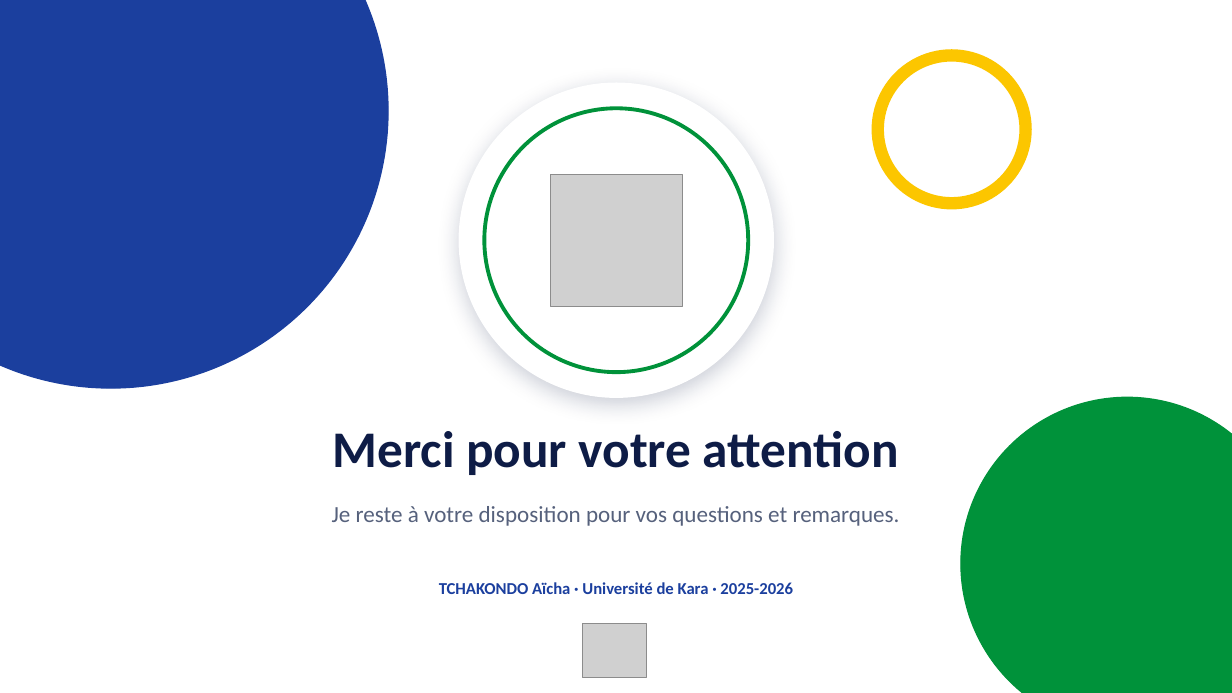
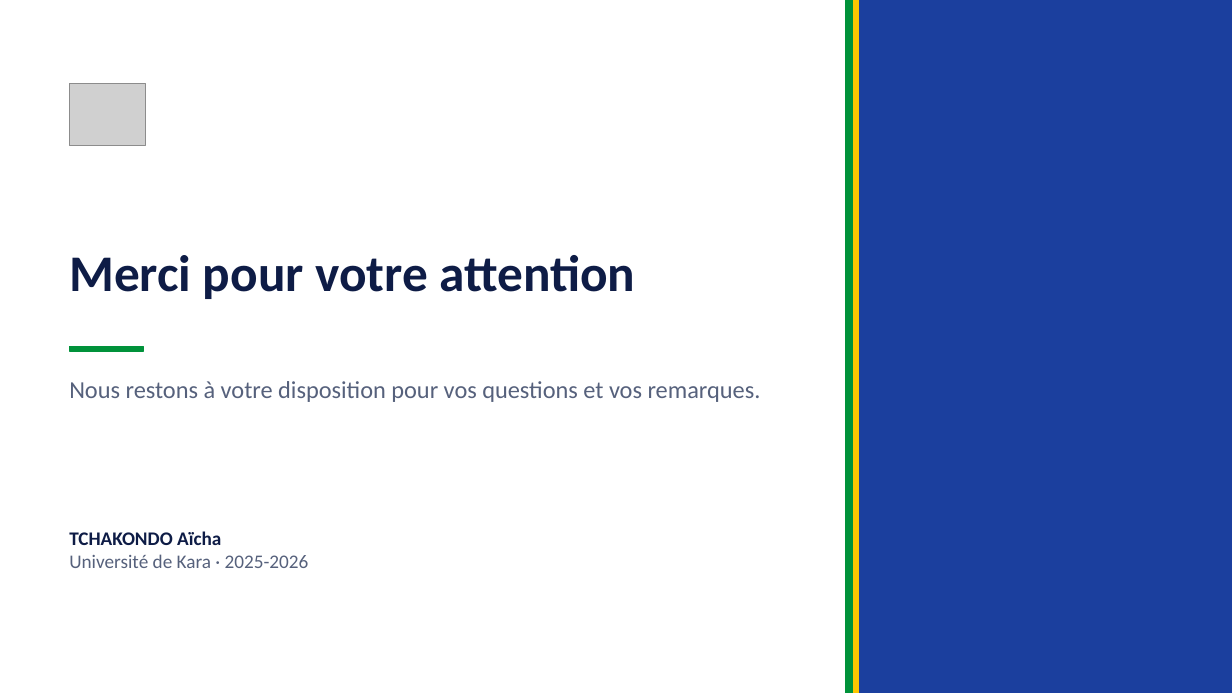
Before and after one commit to LUC-cmd/site-soutenance-aicha, a slide deck: slide 21 of docs/Presentation_soutenance_TCHAKONDO_Aicha.pptx (slide 22 before the commit). Drawn at 1232x693 pixels with LibreOffice and Linux fonts; fonts in the diff are those of the drawing; grey boxes stand for pictures. Boxes give left, top, right and bottom in pixels: in the first picture for what was removed or moved away, otherwise in the second. Text is boxed around its words. In the diff, an @@ line names an element or a change of style, - is before the commit and + after.

```diff
--- a/docs/Presentation_soutenance_TCHAKONDO_Aicha.pptx
+++ b/docs/Presentation_soutenance_TCHAKONDO_Aicha.pptx
@@ ellipse removed at <box>0,0,388,388</box> @@
@@ rectangle added at <box>846,0,1232,693</box>, fill #1B3F9E, outline #1B3F9E 1 pt @@
@@ rectangle added at <box>846,0,854,693</box>, fill #00923A, outline #00923A 1 pt @@
@@ rectangle added at <box>854,0,859,693</box>, fill #FCC600, outline #FCC600 1 pt @@
@@ ellipse removed at <box>878,55,1026,203</box> @@
@@ picture: place and size @@
-picture at <box>582,624,647,677</box>
+picture at <box>69,83,145,146</box>
@@ ellipse removed at <box>459,83,774,397</box> @@
@@ ellipse removed at <box>484,108,749,372</box> @@
@@ picture removed at <box>551,175,683,307</box> @@
@@ text "Merci pour votre attention": place and size @@
-text "Merci pour votre attention" at <box>333,431,899,475</box>
+text "Merci pour votre attention" at <box>69,255,635,299</box>
@@ text "Merci pour votre attention" at <box>69,255,635,299</box>: alignment centre to left @@
@@ rectangle added at <box>69,347,143,351</box>, fill #00923A, outline #00923A 1 pt @@
@@ text at <box>69,381,761,402</box>: text changed; size 18 to 19 pt @@
-Je reste à votre disposition pour vos questions et remarques.
+Nous restons à votre disposition pour vos questions et vos remarques.
@@ ellipse removed at <box>961,397,1232,693</box> @@
@@ text at <box>69,531,309,568</box>: text changed; size 13 to 15 pt; text colour #1B3F9E to #56617C; bold off @@
-TCHAKONDO Aïcha · Université de Kara · 2025-2026
+TCHAKONDO Aïcha
+Université de Kara · 2025-2026
```
Also in this commit, not shown: 17 other slides changed, 5 slides added, 4 slides removed, 1 other file.
